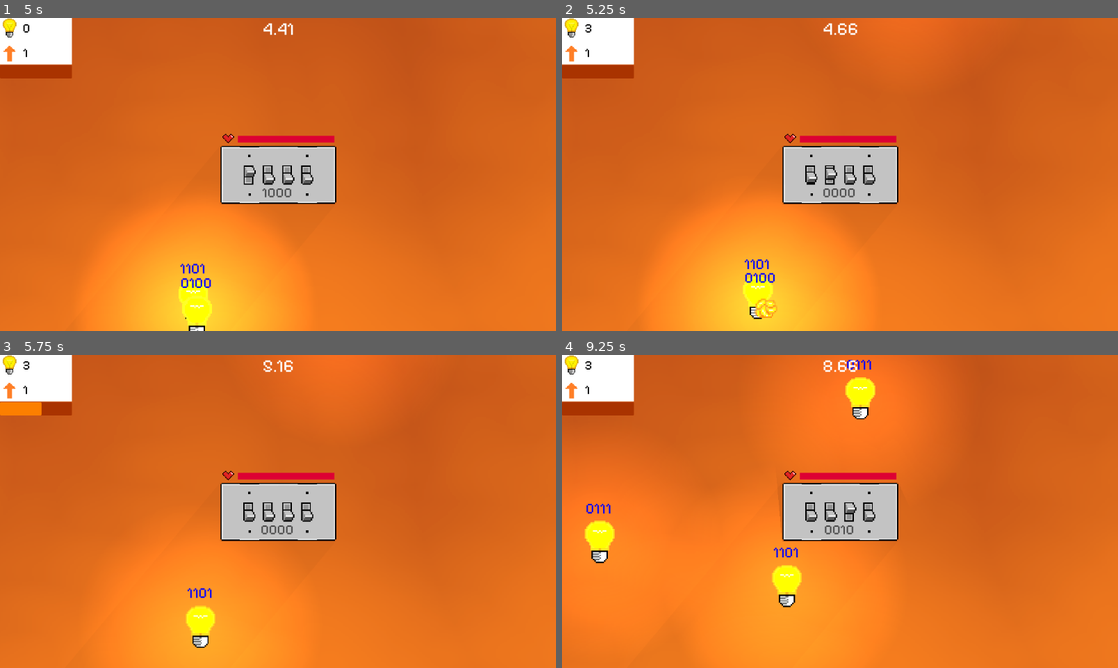
Above: before the commit, frames 1-4 (two rows, left to right).
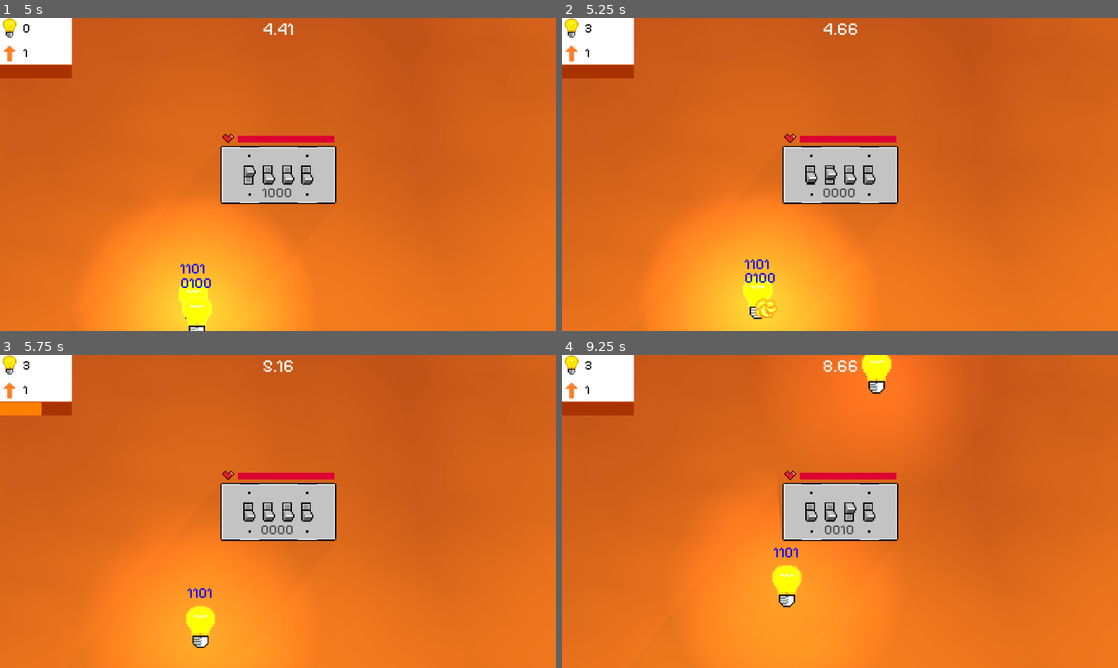
Above: after the commit, the same moments.

Repository: Xtrrae/switch-defense
Game: Godot game, scene res://scenes/menu.tscn
The game is run twice, just before and just after one commit, with the same random seed, the same clock (stepped at 60 frames per second) and the same inputs.
Inputs:
- Up to frame 1 (5 s): click "begin..." at 0.5 s; hold 1 (switch_1) 1.28-2.03 s; tap 2 (switch_2) at 2.1 s; hold 3 (switch_3) 2.78-3.53 s; tap 4 (switch_4) at 3.6 s; hold 1 (switch_1) from 4.28 s (still down)
- Up to frame 2 (5.25 s): release 1 (switch_1) at 5.03 s; tap 2 (switch_2) at 5.1 s
- Up to frame 3 (5.75 s): no input
- Up to frame 4 (9.25 s): hold 3 (switch_3) 5.78-6.53 s; tap 4 (switch_4) at 6.6 s; hold 1 (switch_1) 7.28-8.03 s; tap 2 (switch_2) at 8.1 s; hold 3 (switch_3) from 8.78 s (still down)

Frame 1 is identical in both runs. In frame 2, 1.8% of the frame differs, in the area x 51-75%, y 0-12%; in frame 3, 2.9%; in frame 4, 10%, in the area x 0-60%, y 0-87%.

Commit message:
make the game easier (skill issue)

Diff:
--- a/switch-defence/scripts/spawner.gd
+++ b/switch-defence/scripts/spawner.gd
@@ -2,8 +2,8 @@
 @onready var points: Node2D = $"../CanvasLayer/Points"
 
 
-var wait_time = 2.5
-const min_wait_time = 0.67
+var wait_time = 4
+const min_wait_time = 1.5
 var timer: Timer
 var monster_scene: Resource
 const max_speed = 0.4;
